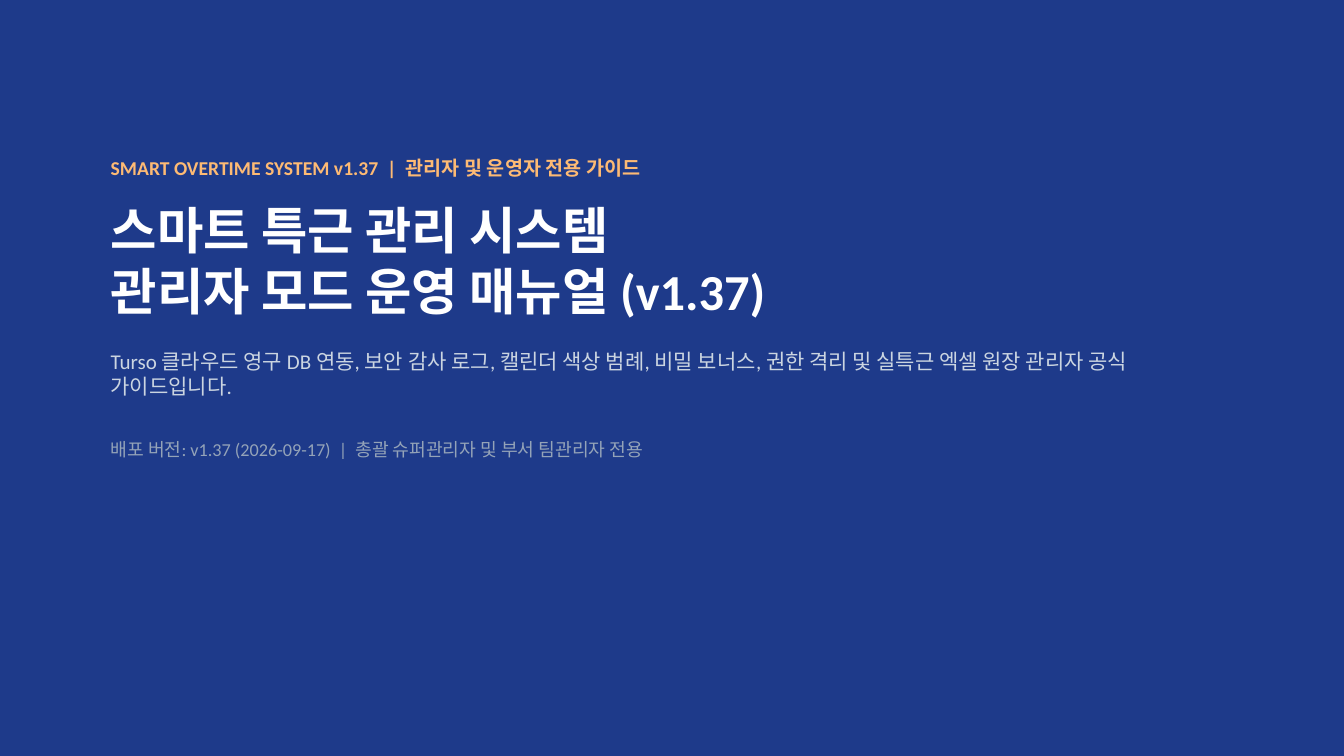
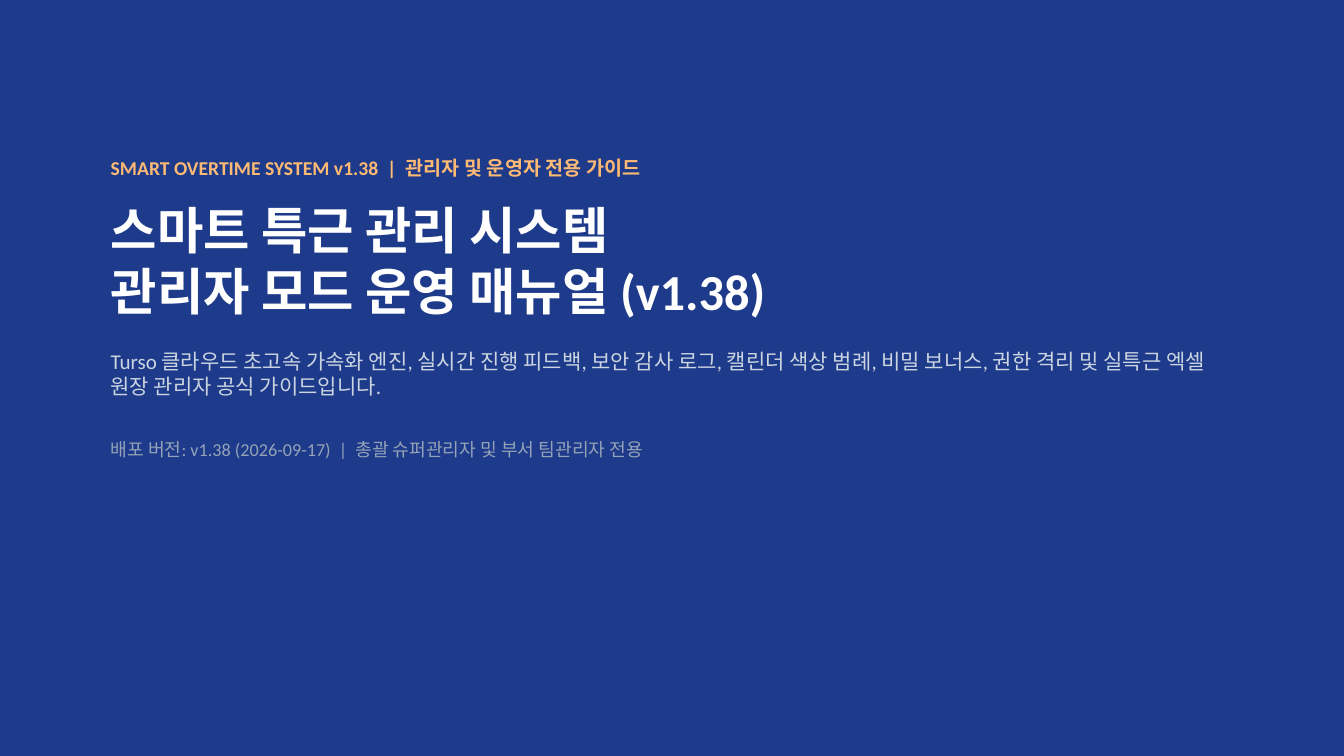
Before and after one commit to rorma34-lab/team-overtime-manager, a slide deck: slide 1 of Overtime_Admin_Manual.pptx. Drawn at 1344x756 pixels with LibreOffice and Linux fonts; fonts in the diff are those of the drawing. Boxes give left, top, right and bottom in pixels: in the first picture for what was removed or moved away, otherwise in the second. Text is boxed around its words. In the diff, an @@ line names an element or a change of style, - is before the commit and + after.

```diff
--- a/Overtime_Admin_Manual.pptx
+++ b/Overtime_Admin_Manual.pptx
@@ text at box(111, 158, 1205, 458): text changed @@
-SMART OVERTIME SYSTEM v1.37 | 관리자 및 운영자 전용 가이드
-스마트 특근 관리 시스템
-관리자 모드 운영 매뉴얼 (v1.37)
-Turso 클라우드 영구 DB 연동, 보안 감사 로그, 캘린더 색상 범례, 비밀 보너스, 권한 격리 및 실특근 엑셀 원장 관리자 공식 가이드입니다.
-배포 버전: v1.37 (2026-09-17) | 총괄 슈퍼관리자 및 부서 팀관리자 전용
+SMART OVERTIME SYSTEM v1.38 | 관리자 및 운영자 전용 가이드
+스마트 특근 관리 시스템
+관리자 모드 운영 매뉴얼 (v1.38)
+Turso 클라우드 초고속 가속화 엔진, 실시간 진행 피드백, 보안 감사 로그, 캘린더 색상 범례, 비밀 보너스, 권한 격리 및 실특근 엑셀 원장 관리자 공식 가이드입니다.
+배포 버전: v1.38 (2026-09-17) | 총괄 슈퍼관리자 및 부서 팀관리자 전용
```
Also in this commit, not shown: 1 other slide changed, 6 other files.
